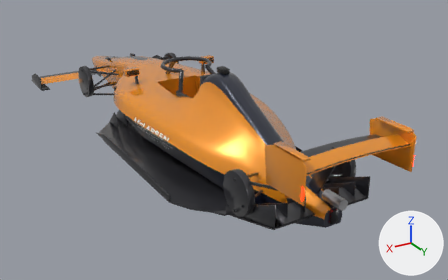
The glTF model content/cars/mclarsen-mcl40/mclarsen_mcl40.glb: old version first, new version second.
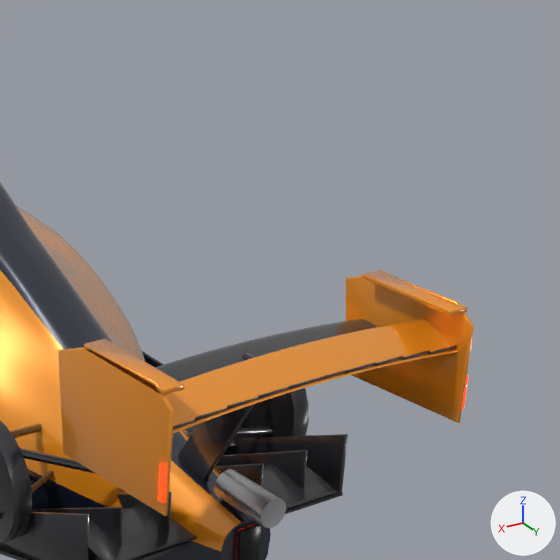
There are two pictures of each version: one whole from a 50 mm camera at (2.88, 5.46, 2.7) aimed at (-0.29, 0.17, 0.05), one close up on the part from 54% to 100% of the width and 6% to 79% of the height. Arrows for +X, +Y and +Z are at lower right; the lights stay in place. The last two pictures show the newer version. Vertices at exactly the same position are counted once.

Names of what the first close-up shows: 'mclarsen_mcl40'.
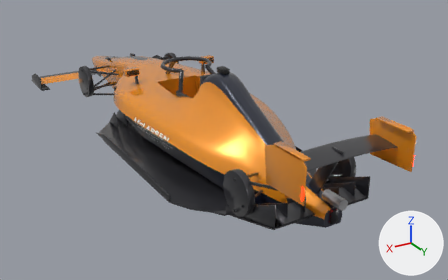
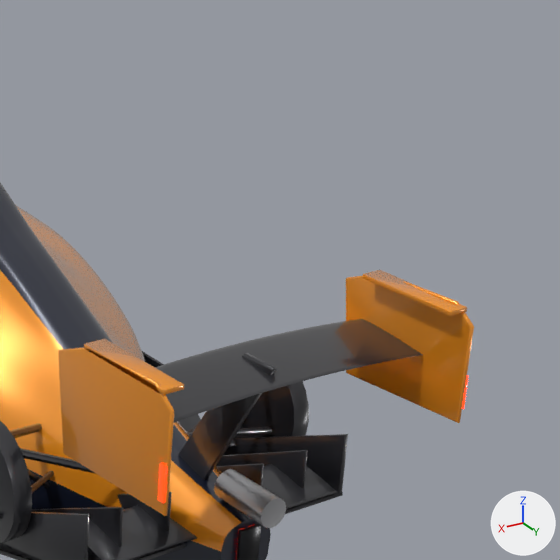
Location of each change, [x1, y1, x2, y2] in pixels of the close-ups (560 x 560 px):
part 1 of me_mclarsen_mcl40, deleted: before [166, 319, 457, 434]

What the commit changed:
me_mclarsen_mcl40 is used by ob_mclarsen_mcl40; location (0.0, 0.0, 0.0).
me_mclarsen_mcl40 had 22909 vertices, 43583 faces and spanned x -0.91..0.91, y -3.02..2.56, z 0.0..1.02.
me_mclarsen_mcl40 now has 21574 vertices, 40943 faces and spans x -0.91..0.91, y -3.02..2.56, z 0.0..1.02.
me_mclarsen_mcl40 part 1: 10 loose pieces with 1335 vertices, spanning x -0.5..0.5, y 2.4..2.53, z 0.82..0.9, are deleted.
